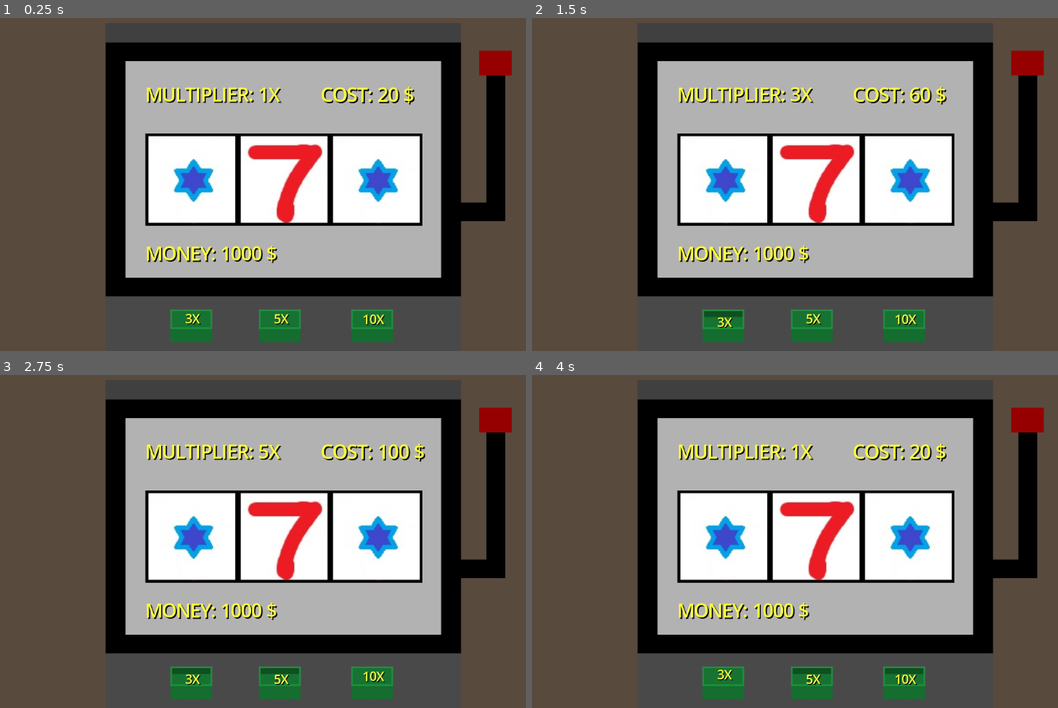
Above: before the commit, frames 1-4 (two rows, left to right).
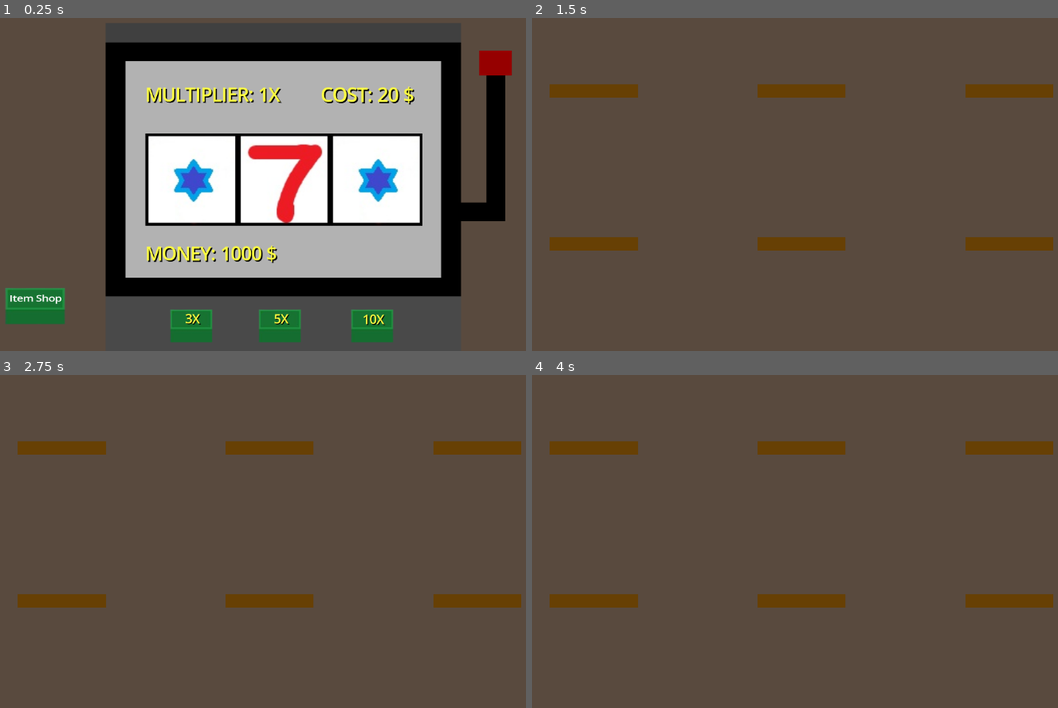
Above: after the commit, the same moments.

Repository: NZivulovic/SlotMachine-Game
Game: Godot game, scene res://Scenes/main.tscn
Two runs of this game, one before a commit and one after it. Both use one fixed random seed, a clock stepped at 60 frames per second and the inputs below.
Inputs (mouse positions are in pixels of both pictures, inside the frame that each line leads up to):
- Up to frame 1 (0.25 s): no input
- Up to frame 2 (1.5 s): click "3X" at 0.5 s; click (568, 304) at 1.25 s, where only the run after the commit has a clickable "Item Shop"
- Up to frame 3 (2.75 s): click (278, 681) at 2 s, where only the run before the commit has a clickable "5X"
- Up to frame 4 (4 s): click (905, 681) at 2.75 s, where only the run before the commit has a clickable "10X"; click (721, 681) at 3.5 s, where only the run before the commit has a clickable "3X"

The runs differ from the first frame. In frame 1, 1.2% of the frame differs, in the area x 1-13%, y 81-92%; in frame 2, 62%, in the area x 3-100%, y 1-98%; in frame 3, 62%; in frame 4, 62%.

Commit message:
Multiply Button Optimized + ItemShop Layout

Diff:
--- /dev/null
+++ b/Scenes/Buttons/BasicButton.tscn
@@ -0,0 +1,28 @@
+[gd_scene load_steps=4 format=3 uid="uid://beb50ku0em3x2"]
+
+[ext_resource type="Texture2D" uid="uid://bbfxwkrk6o2l1" path="res://Assets/GreenButtonUnpressed-removebg-preview.png" id="1_x2esp"]
+[ext_resource type="Texture2D" uid="uid://chs2cachs2uit" path="res://Assets/GreenButtonPressed-removebg-preview.png" id="2_l1p8p"]
+
+[sub_resource type="LabelSettings" id="LabelSettings_46imx"]
+font_size = 13
+
+[node name="TextureButton" type="TextureButton"]
+offset_left = -66.0
+offset_top = -38.0
+offset_right = 6.3199463
+offset_bottom = 15.0
+scale = Vector2(1.7699128, 1.3770602)
+texture_normal = ExtResource("1_x2esp")
+texture_pressed = ExtResource("2_l1p8p")
+ignore_texture_size = true
+stretch_mode = 3
+
+[node name="BasicLabel" type="Label" parent="."]
+unique_name_in_owner = true
+layout_mode = 0
+offset_left = 5.084996
+offset_top = 7.2618465
+offset_right = 69.085
+offset_bottom = 30.261847
+text = "Item Shop"
+label_settings = SubResource("LabelSettings_46imx")
--- /dev/null
+++ b/Scenes/ItemShop.tscn
@@ -0,0 +1,51 @@
+[gd_scene format=3 uid="uid://dts540hcxxcc2"]
+
+[node name="Node2D" type="Node2D"]
+
+[node name="Camera2D" type="Camera2D" parent="."]
+scale = Vector2(0.89804304, 0.9666676)
+zoom = Vector2(0.835, 0.835)
+
+[node name="Shelfs" type="Node" parent="."]
+
+[node name="ColorRect" type="ColorRect" parent="Shelfs"]
+offset_left = -546.0
+offset_top = -191.0
+offset_right = -355.0
+offset_bottom = -162.0
+color = Color(0.40578818, 0.24915597, 0.016376968, 1)
+
+[node name="ColorRect2" type="ColorRect" parent="Shelfs"]
+offset_left = -96.0
+offset_top = -191.0
+offset_right = 95.0
+offset_bottom = -162.0
+color = Color(0.40578818, 0.24915597, 0.016376968, 1)
+
+[node name="ColorRect3" type="ColorRect" parent="Shelfs"]
+offset_left = 354.0
+offset_top = -191.0
+offset_right = 544.9996
+offset_bottom = -162.0
+color = Color(0.40578818, 0.24915597, 0.016376968, 1)
+
+[node name="ColorRect4" type="ColorRect" parent="Shelfs"]
+offset_left = -546.0
+offset_top = 141.065
+offset_right = -355.0
+offset_bottom = 170.06499
+color = Color(0.40578818, 0.24915597, 0.016376968, 1)
+
+[node name="ColorRect5" type="ColorRect" parent="Shelfs"]
+offset_left = -96.0
+offset_top = 141.065
+offset_right = 95.0
+offset_bottom = 170.06499
+color = Color(0.40578818, 0.24915597, 0.016376968, 1)
+
+[node name="ColorRect6" type="ColorRect" parent="Shelfs"]
+offset_left = 354.0
+offset_top = 141.065
+offset_right = 544.9996
+offset_bottom = 170.06499
+color = Color(0.40578818, 0.24915597, 0.016376968, 1)
--- a/Scenes/main.tscn
+++ b/Scenes/main.tscn
@@ -8,6 +8,7 @@
 [ext_resource type="PackedScene" uid="uid://dvjh8x7rais2k" path="res://Scenes/Buttons/texture_button3X.tscn" id="4_kry3j"]
 [ext_resource type="Script" uid="uid://1uxl0v7m0gv8" path="res://Scripts/buttons/texture_button_5x.gd" id="5_kry3j"]
 [ext_resource type="Script" uid="uid://wugmvkxxdy8w" path="res://Scripts/buttons/texture_button_10x.gd" id="6_21xkr"]
+[ext_resource type="PackedScene" uid="uid://beb50ku0em3x2" path="res://Scenes/Buttons/BasicButton.tscn" id="9_ynf5e"]
 
 [sub_resource type="RectangleShape2D" id="RectangleShape2D_jjgbg"]
 size = Vector2(38, 356)
@@ -209,7 +210,16 @@
 theme_override_colors/font_shadow_color = Color(0, 0, 0, 1)
 text = "COST:"
 
+[node name="MenuButtons" type="Node" parent="."]
+
+[node name="MenuButton1" parent="MenuButtons" instance=ExtResource("9_ynf5e")]
+offset_left = -572.99994
+offset_top = 252.0
+offset_right = -500.99994
+offset_bottom = 305.0
+
 [connection signal="input_event" from="HandleBar" to="." method="_on_handle_bar_input_event"]
 [connection signal="toggled" from="ButtonsMulti/TextureButton" to="Image Gen" method="_on_texture_button_toggled"]
 [connection signal="toggled" from="ButtonsMulti/TextureButton2" to="Image Gen" method="_on_texture_button_2_toggled"]
 [connection signal="toggled" from="ButtonsMulti/TextureButton3" to="Image Gen" method="_on_texture_button_3_toggled"]
+[connection signal="pressed" from="MenuButtons/MenuButton1" to="Image Gen" method="_on_menu_button_1_pressed"]
--- a/Scripts/image_gen.gd
+++ b/Scripts/image_gen.gd
@@ -27,7 +27,6 @@
 
 
 func _ready():
-
 	%GameOverScreen.visible = false
 	$"../ButtonsMulti/TextureButton3".label.position.x += -6
 	$"../ButtonsMulti/TextureButton3".label.position.y += 1
@@ -41,6 +40,25 @@
 	%"SpinCost".text = "COST: " + str(spin_cost) + " $"
 
 
+func _process(_delta):
+
+
+	if $"../ButtonsMulti/TextureButton".button_pressed == true:
+		$"../ButtonsMulti/TextureButton2".disabled = true
+		$"../ButtonsMulti/TextureButton3".disabled = true
+
+	elif $"../ButtonsMulti/TextureButton2".button_pressed == true:
+		$"../ButtonsMulti/TextureButton".disabled = true
+		$"../ButtonsMulti/TextureButton3".disabled = true
+
+	elif $"../ButtonsMulti/TextureButton3".button_pressed == true:
+		$"../ButtonsMulti/TextureButton".disabled = true
+		$"../ButtonsMulti/TextureButton2".disabled = true
+
+	else:
+		$"../ButtonsMulti/TextureButton".disabled = false
+		$"../ButtonsMulti/TextureButton2".disabled = false
+		$"../ButtonsMulti/TextureButton3".disabled = false
 
 func _randomize_texture():
 
@@ -76,9 +94,11 @@
 
 				if $"../ButtonsMulti/TextureButton".button_pressed == true:
 					$"../ButtonsMulti/TextureButton".label.position.y += -6
-				if $"../ButtonsMulti/TextureButton2".button_pressed == true:
+
+				elif $"../ButtonsMulti/TextureButton2".button_pressed == true:
 					$"../ButtonsMulti/TextureButton2".label.position.y += -6
-				if $"../ButtonsMulti/TextureButton3".button_pressed == true:
+
+				elif $"../ButtonsMulti/TextureButton3".button_pressed == true:
 					$"../ButtonsMulti/TextureButton3".label.position.y += -6
 
 
@@ -133,3 +153,9 @@
 		%"SpinCost".text = "COST: " + str(spin_cost * spin_cost_multiplier) + " $"
 	%"Multiplier+Cost1".text = "MULTIPLIER: " + str(spin_cost_multiplier) + "X"
 	$"../ButtonsMulti/TextureButton3".label.position.x += -6
+
+
+func _on_menu_button_1_pressed():
+	$"../MenuButtons/MenuButton1/BasicLabel".set_position(Vector2(5.085, 10))
+	await get_tree().create_timer(0.025).timeout
+	get_tree().change_scene_to_file("res://Scenes/ItemShop.tscn")
Not shown: 1 places in Scenes/main.tscn that only renumber resources
